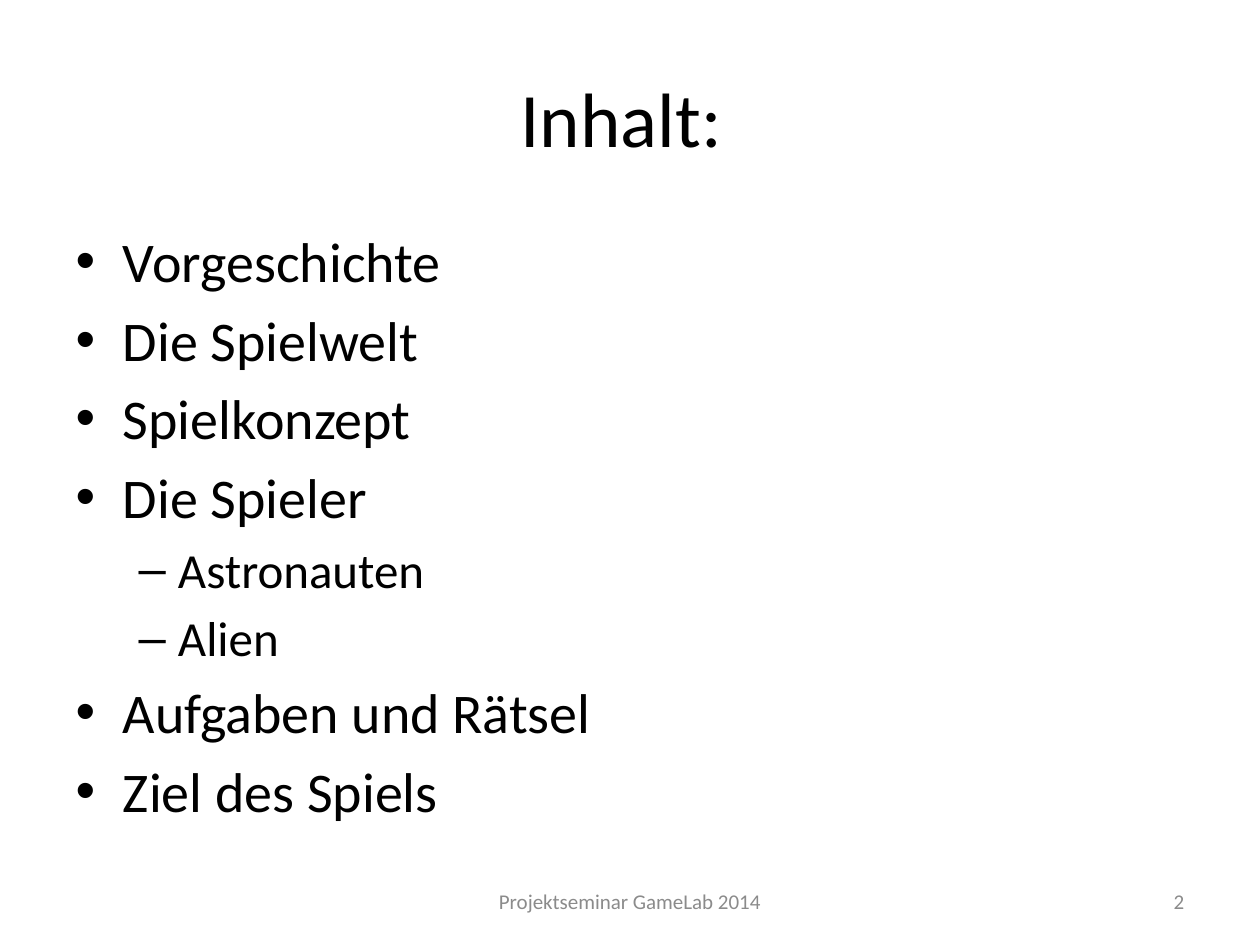
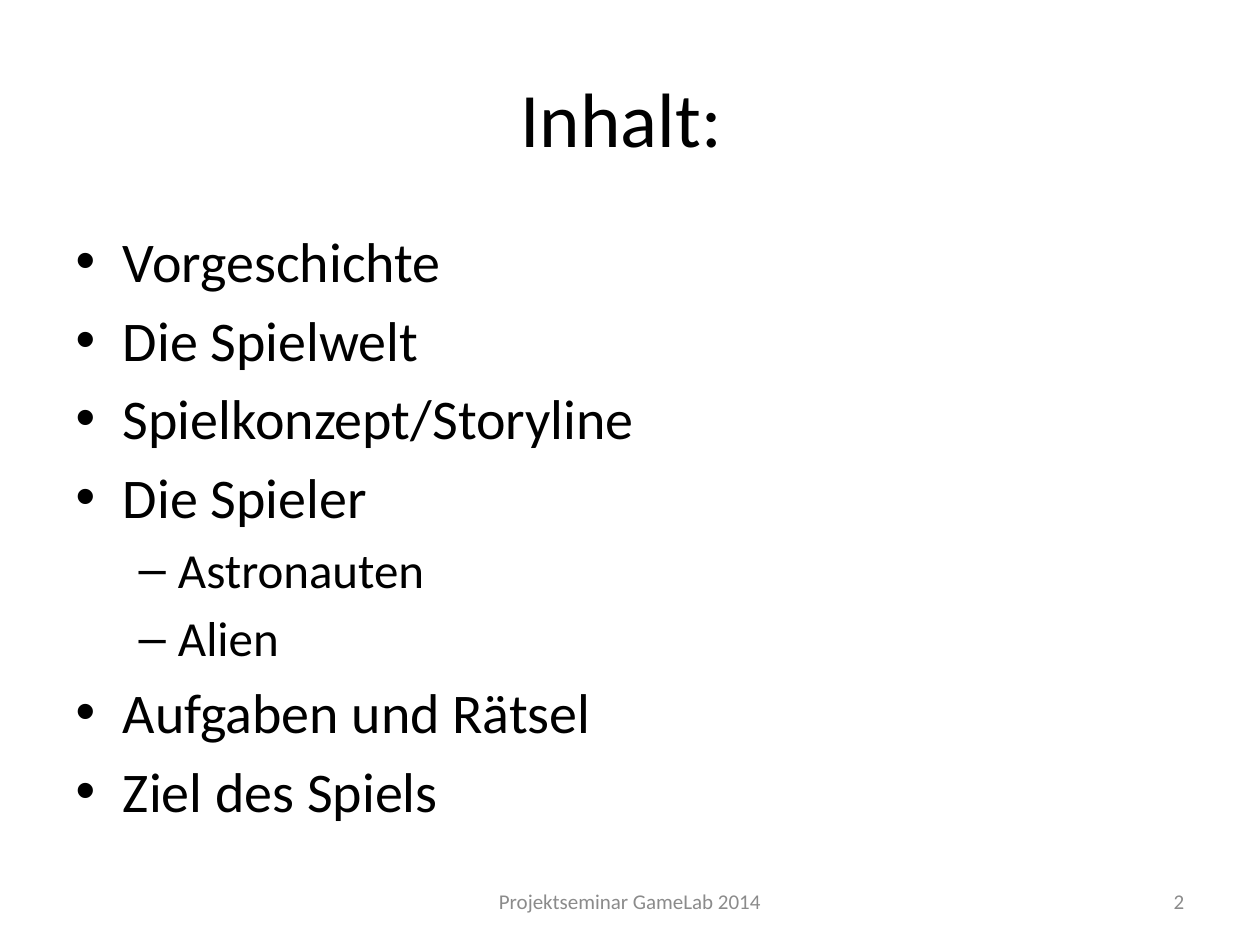
Before and after one commit to Instinctlol/gamelab2014, a slide deck: slide 2 of Abschlusspräsentation/SpielkonzeptFINAL.pptx. Drawn at 1260x945 pixels with LibreOffice and Linux fonts; fonts in the diff are those of the drawing; background and template pictures are left out. Boxes give left, top, right and bottom in pixels: in the first picture for what was removed or moved away, otherwise in the second. Text is boxed around its words. In the diff, an @@ line names an element or a change of style, - is before the commit and + after.

```diff
--- a/Abschlusspräsentation/SpielkonzeptFINAL.pptx
+++ b/Abschlusspräsentation/SpielkonzeptFINAL.pptx
@@ text at <box>123,400,634,448</box>: text changed @@
-• Spielkonzept
+• Spielkonzept/Storyline
```
Also in this commit, not shown: 10 other slides changed, 1 slide added, 1 slide removed, 3 other files.
